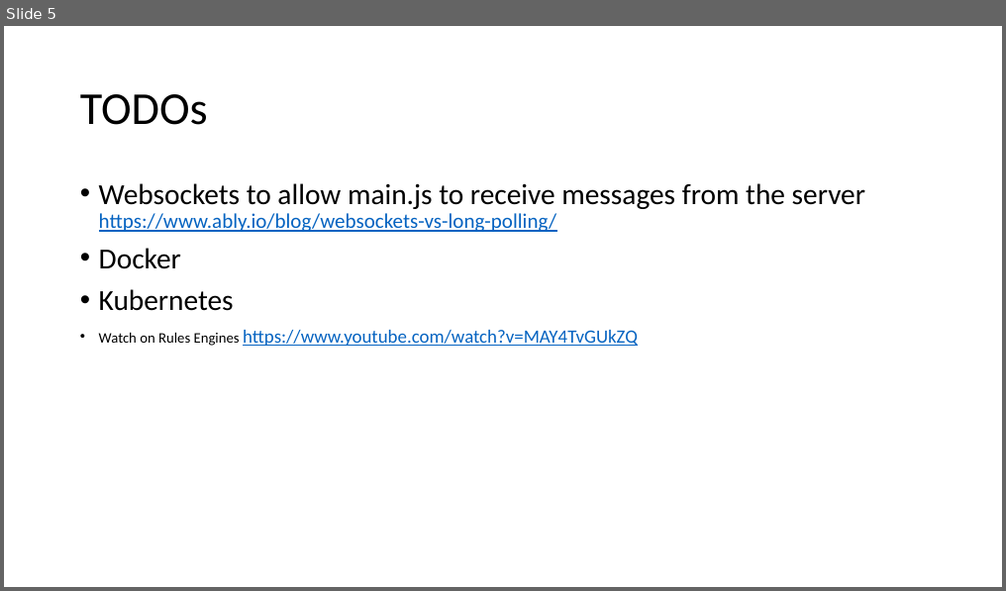
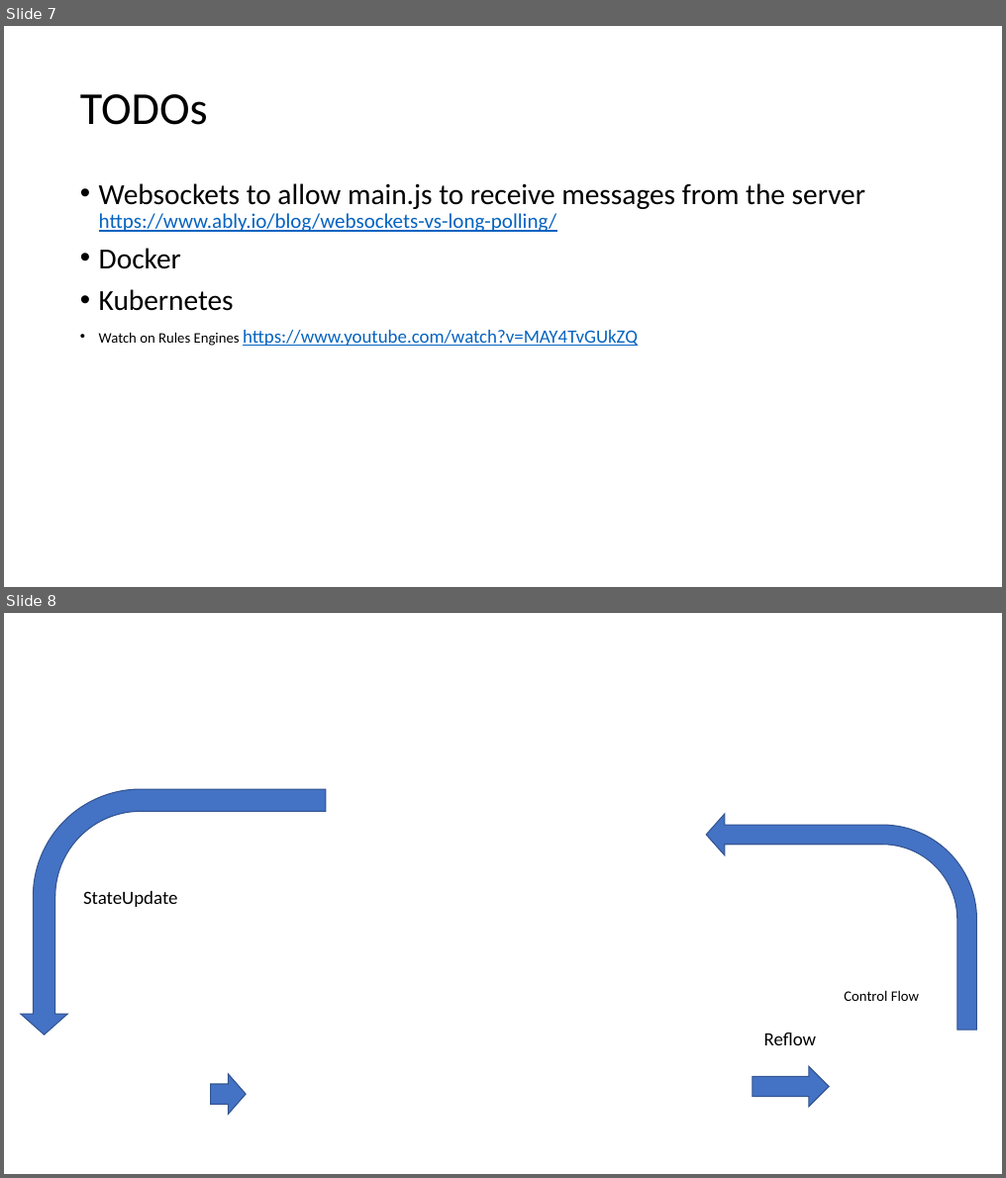
Before and after one commit to caqu/dynamic-sequence, a slide deck: public/documentation/sources/Hum.pptx. Shown one above the other, each under a label of ours: slide 5 before the commit, slides 7 and 8 after it. The pictures are 1006x591 and 1006x1178 pixels, drawn with LibreOffice and Linux fonts; fonts in the diff are those of the drawing; background and template pictures are left out. Boxes give left, top, right and bottom in pixels: in the first picture for what was removed or moved away, otherwise in the second. Text is boxed around its words. In the diff, an @@ line names an element or a change of style, - is before the commit and + after.

```diff
--- a/public/documentation/sources/Hum.pptx
+++ b/public/documentation/sources/Hum.pptx
@@ slide 8 added at [4, 613, 1002, 1174], background picture (left out) @@
@@ bent arrow added at [21, 789, 326, 1035], fill #4472C4, outline #325491 1 pt @@
@@ bent arrow added at [706, 814, 976, 1031], fill #4472C4, outline #325491 1 pt @@
@@ text added at [83, 891, 177, 907], 18 pt, text #000000 @@
+StateUpdate
@@ text added at [844, 990, 919, 1001], 14 pt, text #000000 @@
+Control Flow
@@ text added at [764, 1033, 817, 1046], 18 pt, text #000000 @@
+Reflow
@@ down arrow added at [211, 1074, 247, 1115], fill #4472C4, outline #325491 1 pt @@
@@ down arrow added at [752, 1066, 829, 1107], fill #4472C4, outline #325491 1 pt @@
@@ what was slide 5 is now slide 7 @@
```
Also in this commit, not shown: 1 slide changed, 2 other slides added, 1 slide removed.
